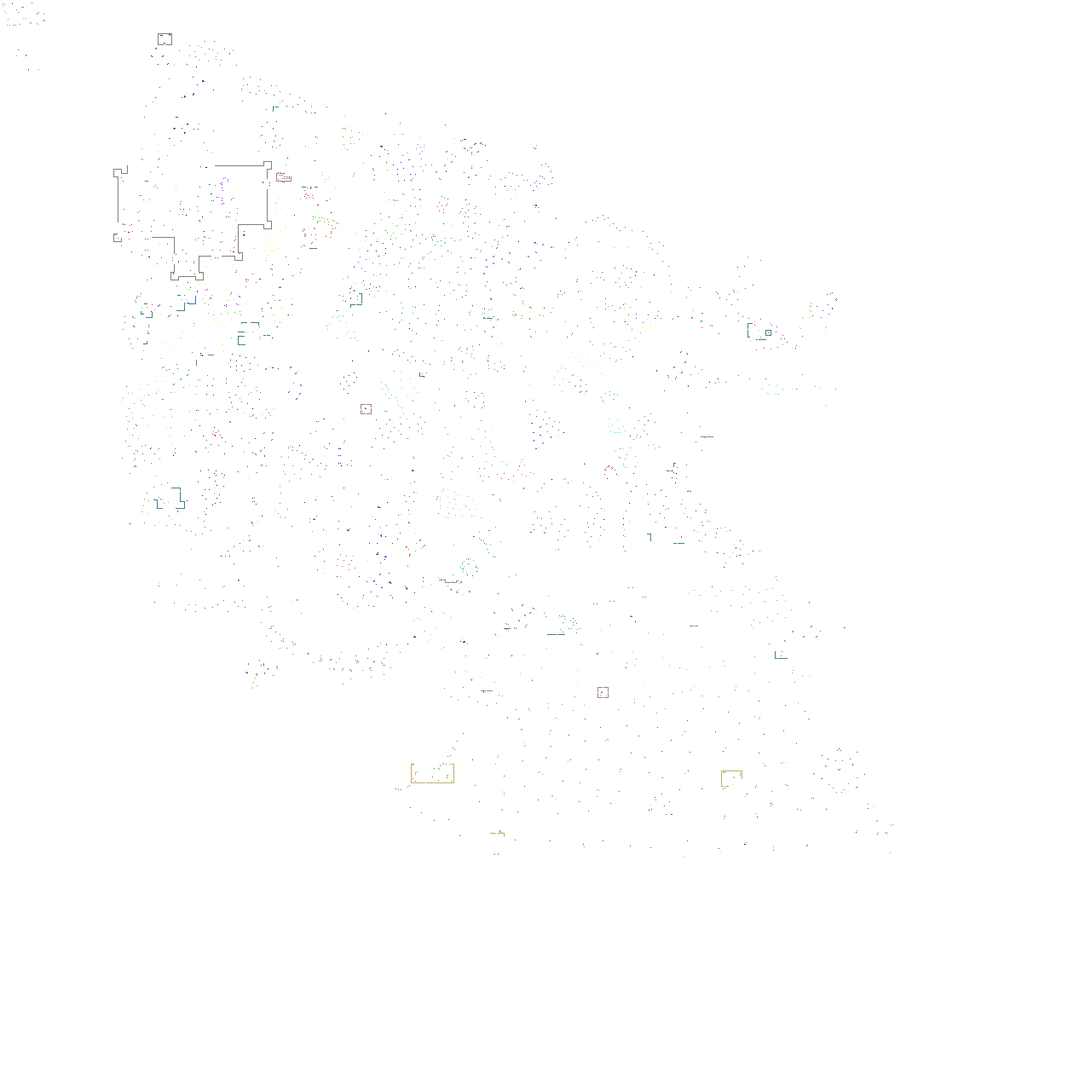
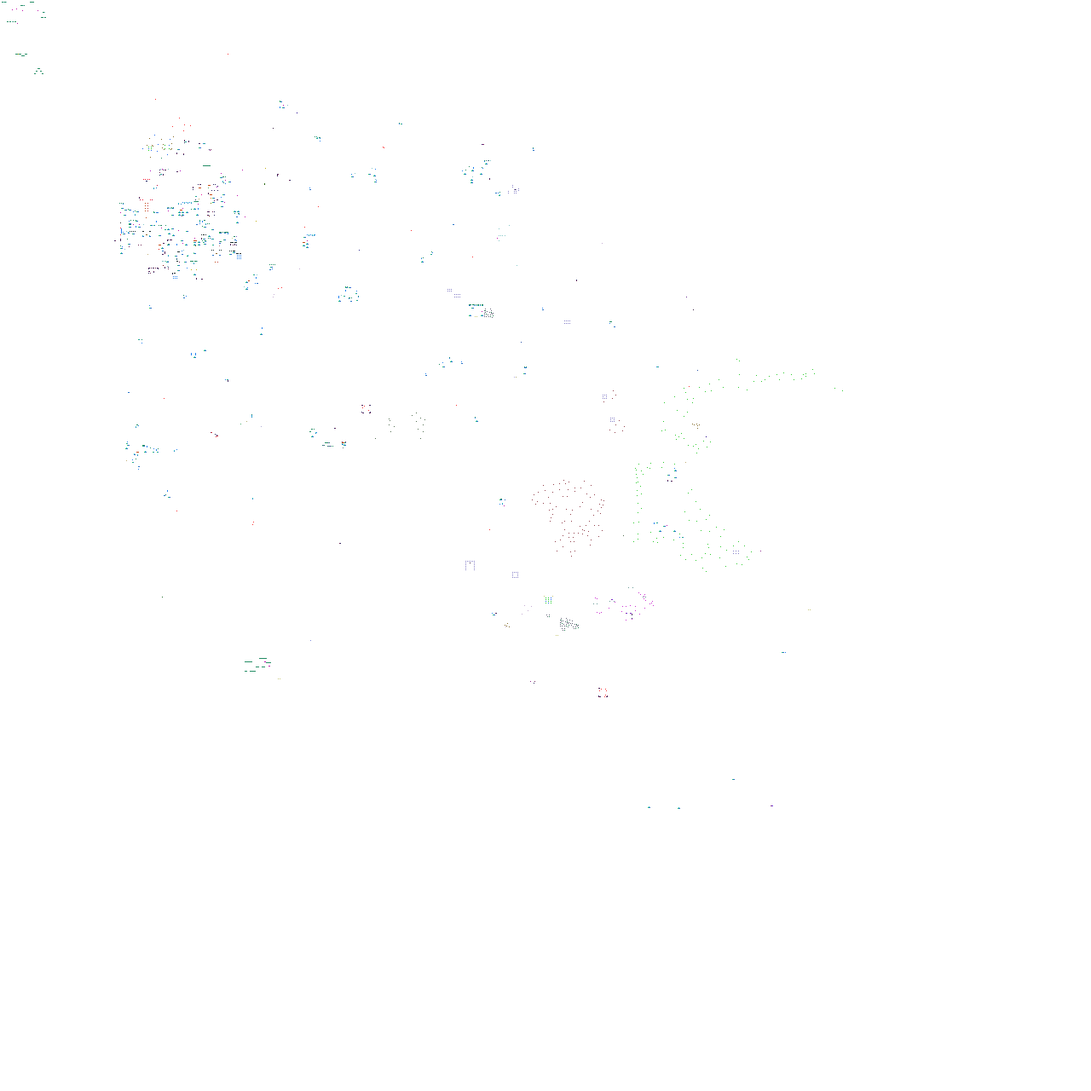
Layer changes from the first 1091x1091 image to the second:
hid "stuff" over [2, 2, 894, 858]
showed "doodads", painted on it over [1, 1, 844, 810]
